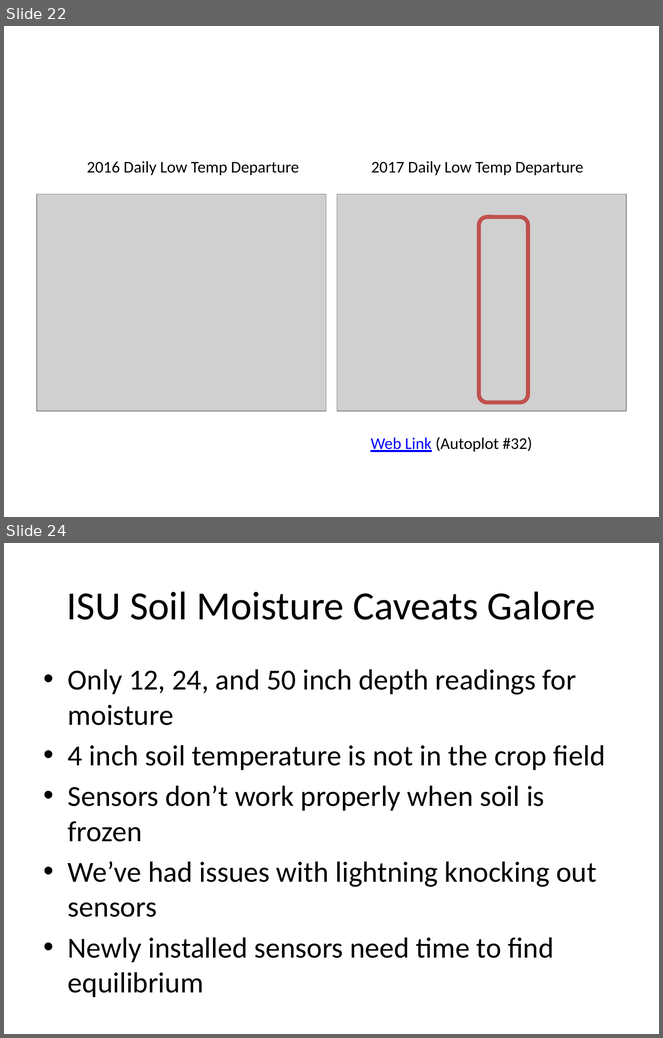
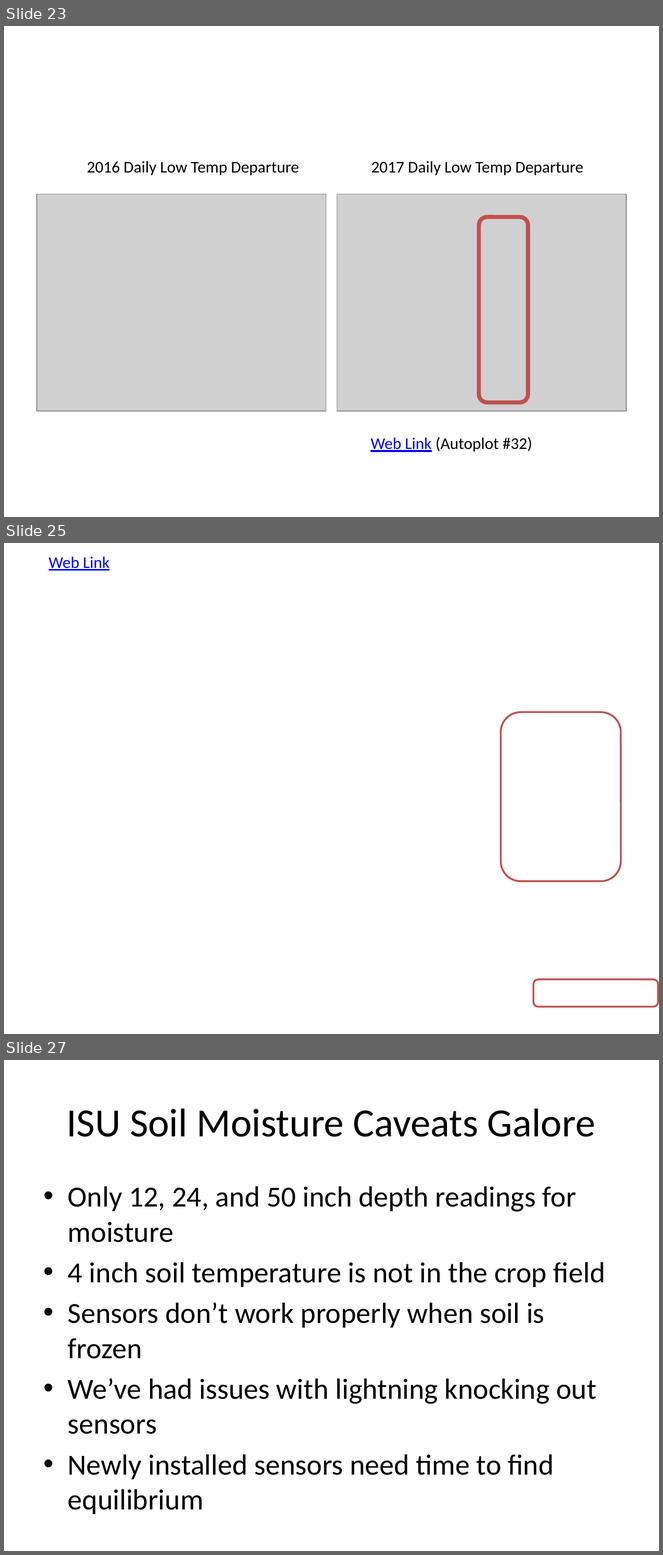
Before and after one commit to akrherz/akrherz, a slide deck: presentations/180301_seiara/herzmann_seiara.pptx. Shown one above the other, each under a label of ours: slides 22 and 24 before the commit, slides 23, 25 and 27 after it; the slides between them are not shown. The pictures are 663x1038 and 663x1555 pixels, drawn with LibreOffice and Linux fonts; fonts in the diff are those of the drawing; grey boxes stand for pictures; background and template pictures are left out. Boxes give left, top, right and bottom in pixels: in the first picture for what was removed or moved away, otherwise in the second. Text is boxed around its words. In the diff, an @@ line names an element or a change of style, - is before the commit and + after.

```diff
--- a/presentations/180301_seiara/herzmann_seiara.pptx
+++ b/presentations/180301_seiara/herzmann_seiara.pptx
@@ slide 25 added at [4,543,659,1034], background picture (left out) @@
@@ text added at [49,557,110,571], 18 pt, text #0000FF, underline @@
+Web Link
@@ rounded rectangle added at [501,712,621,881], outline #C0504D 2 pt @@
@@ rounded rectangle added at [533,980,658,1007], outline #C0504D 2 pt @@
@@ what was slide 22 is now slide 23 @@
@@ what was slide 24 is now slide 27 @@
```
Also in this commit, not shown: 5 slides changed, 12 other slides added, 12 other files.
